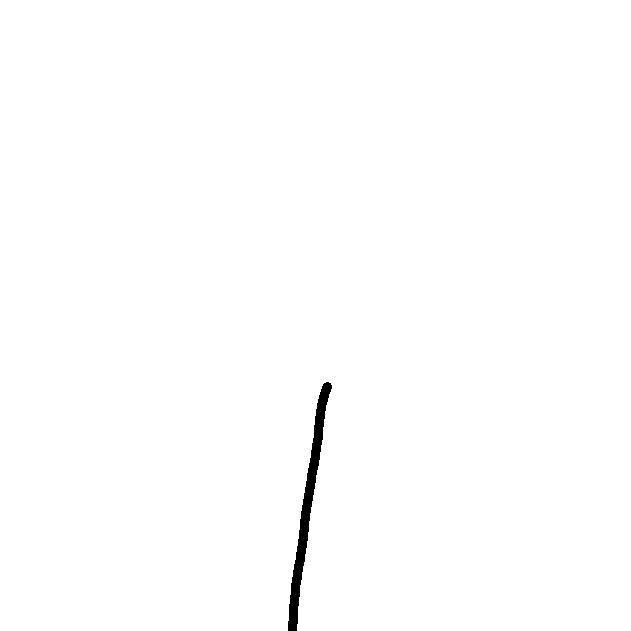
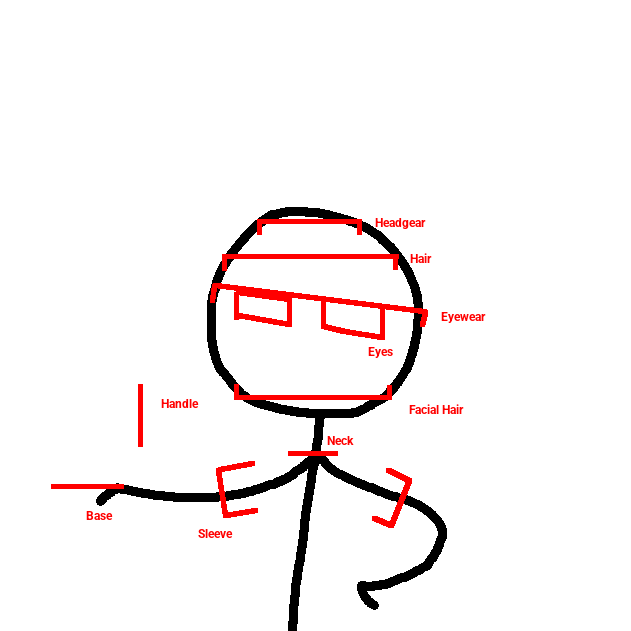
Before/after of a w=631, h=631 layered artwork. What changed in the layer stack:
showed "Guide" over [51, 218, 486, 538]
added layer "Head" above "Arms" over [207, 207, 423, 418]
added layer "Arms" above "Body" over [96, 452, 447, 610]
showed "Backdrop" over [51, 207, 486, 610]
